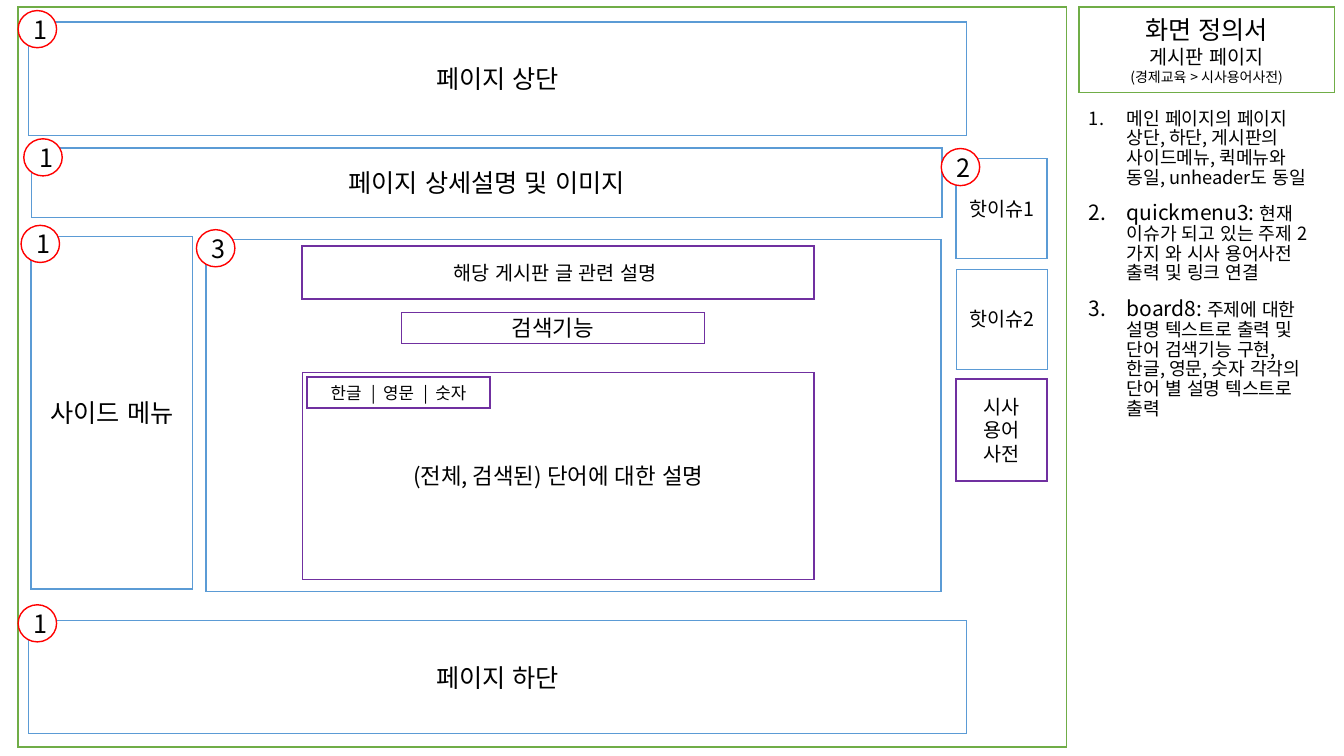
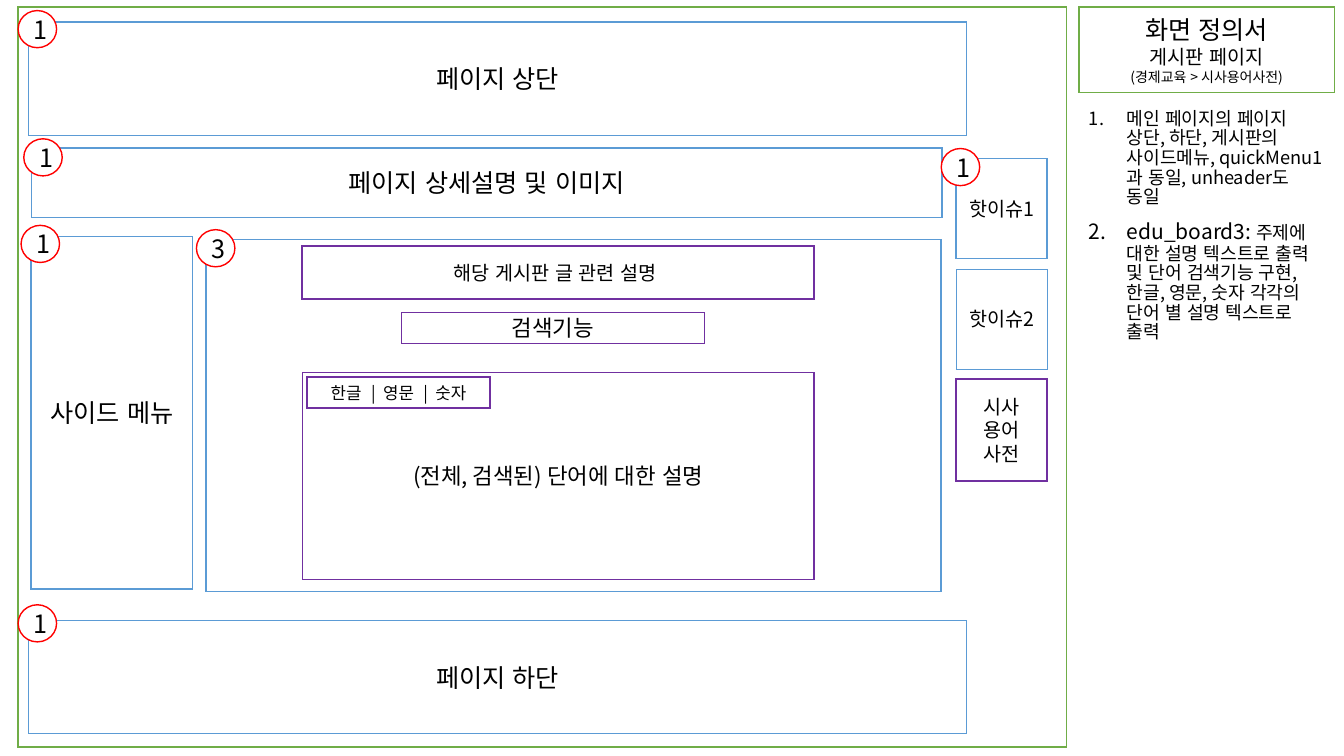
Before and after one commit to JSH970930/renewKDI, a slide deck: slide 14 of 응용SW프로젝트 화면정의서 1조.pptx (slide 12 before the commit). Drawn at 1344x756 pixels with LibreOffice and Linux fonts; fonts in the diff are those of the drawing. Boxes give left, top, right and bottom in pixels: in the first picture for what was removed or moved away, otherwise in the second. Text is boxed around its words. In the diff, an @@ line names an element or a change of style, - is before the commit and + after.

```diff
--- a/응용SW프로젝트 화면정의서 1조.pptx
+++ b/응용SW프로젝트 화면정의서 1조.pptx
@@ text at box(1127, 110, 1309, 340): text changed @@
-1. 메인 페이지의 페이지 상단, 하단, 게시판의 사이드메뉴, 퀵메뉴와 동일, unheader도 동일
-2. quickmenu3: 현재 이슈가 되고 있는 주제 2가지 와 시사 용어사전 출력 및 링크 연결
-3. board8: 주제에 대한 설명 텍스트로 출력 및 단어 검색기능 구현,
-   한글, 영문, 숫자 각각의 단어 별 설명 텍스트로 출력
+1. 메인 페이지의 페이지 상단, 하단, 게시판의 사이드메뉴, quickMenu1과 동일, unheader도 동일
+2. edu_board3: 주제에 대한 설명 텍스트로 출력 및 단어 검색기능 구현,
+   한글, 영문, 숫자 각각의 단어 별 설명 텍스트로 출력
@@ text in ellipse at box(957, 151, 971, 183): text changed @@
-2
+1
```
Also in this commit, not shown: 8 other slides changed, 10 slides added.
